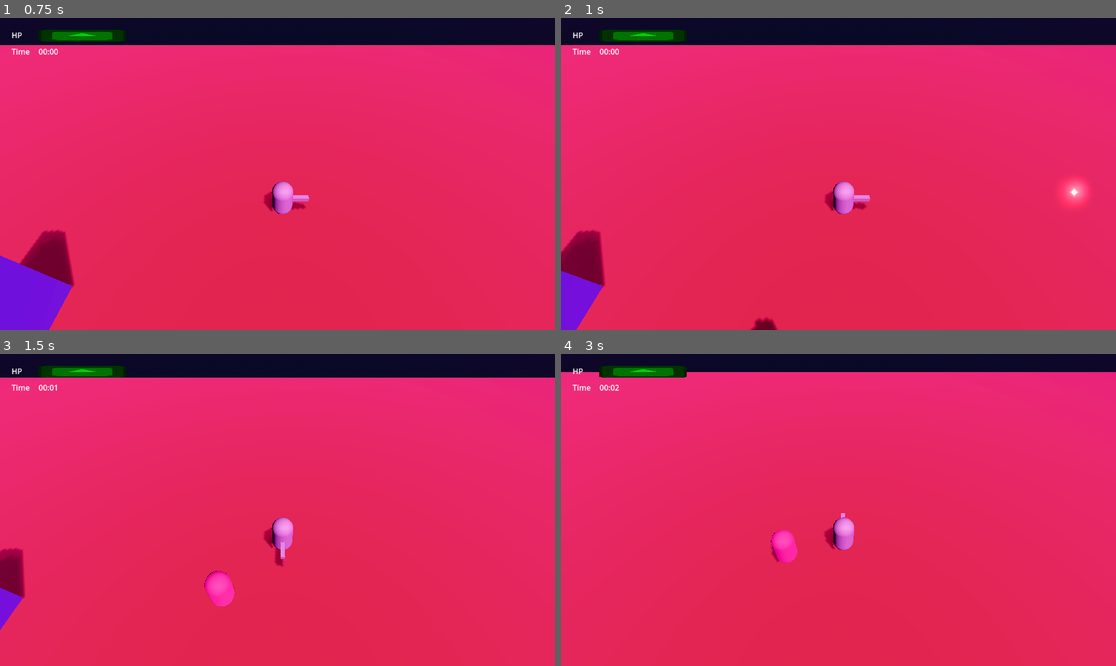
Above: before the commit, frames 1-4 (two rows, left to right).
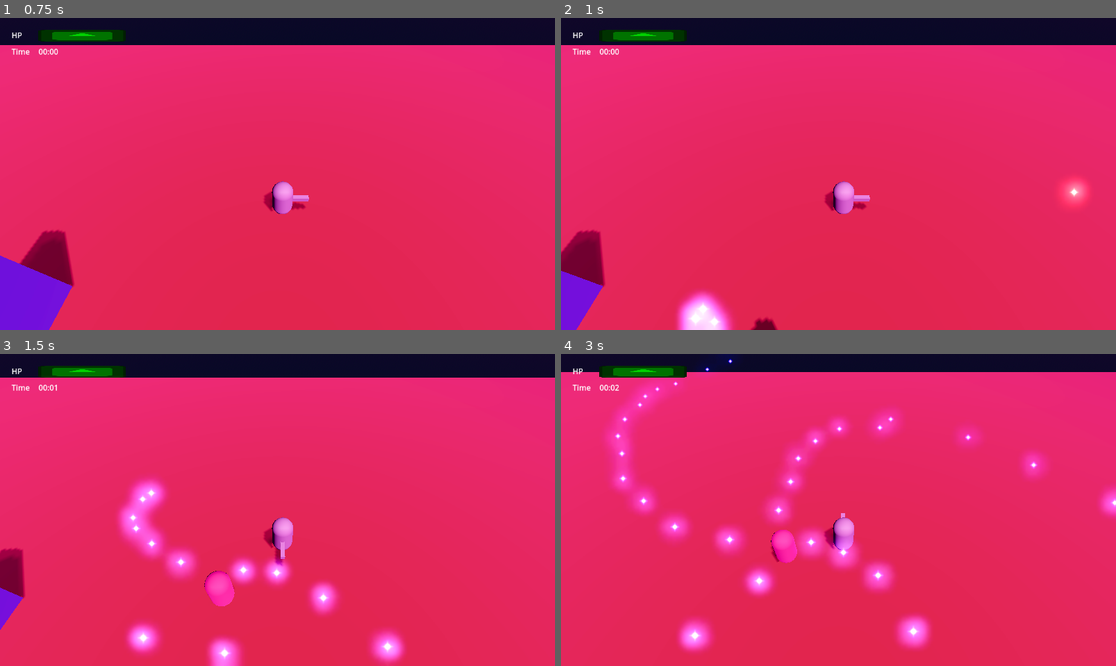
Above: after the commit, the same moments.

Repository: AndreRufo/ophi13
Game: Godot game, scene res://world.tscn
The game is run twice, just before and just after one commit, with the same random seed, the same clock (stepped at 60 frames per second) and the same inputs. The engine's default icon, where the game draws it, is replaced by a stand-in: a white triangle on a blue panel in a dark square.
Inputs:
- Up to frame 1 (0.75 s): tap Enter (ui_accept) at 0.5 s; hold Right (ui_right) from 0.53 s (still down)
- Up to frame 2 (1 s): keep holding Right (ui_right); tap Enter (ui_accept) at 0.77 s
- Up to frame 3 (1.5 s): release Right (ui_right) at 1.28 s; hold Down (ui_down) from 1.28 s (still down)
- Up to frame 4 (3 s): tap Enter (ui_accept) at 1.52 s; release Down (ui_down) at 2.03 s; hold Right (ui_right) 2.03-2.78 s; hold Up (ui_up) from 2.78 s (still down)

Frame 1 is identical in both runs. In frame 2, 1.1% of the frame differs, in the area x 20-32%, y 87-100%; in frame 3, 5.3%; in frame 4, 8.8%, in the area x 7-100%, y 0-96%.

Commit message:
Added enemy bullets

Diff:
--- a/Prefabs/Aries.tscn
+++ b/Prefabs/Aries.tscn
@@ -1,7 +1,29 @@
-[gd_scene load_steps=3 format=3 uid="uid://hc6iqxwfym4h"]
+[gd_scene load_steps=6 format=3 uid="uid://hc6iqxwfym4h"]
 
 [ext_resource type="PackedScene" uid="uid://y1eqpa7ff1uq" path="res://Prefabs/Enemy.tscn" id="1_qi0ms"]
 [ext_resource type="Script" path="res://ScriptsNew/Aries.gd" id="2_qyowq"]
+[ext_resource type="PackedScene" uid="uid://lf7koccski54" path="res://Prefabs/BulletSpawner.tscn" id="3_ivmvv"]
+[ext_resource type="PackedScene" uid="uid://daa4scifdiejw" path="res://Prefabs/Bullet.tscn" id="4_1vi8u"]
+[ext_resource type="Material" uid="uid://iamf6dkl4p2" path="res://Assets/enemy_bullet_material_3d.tres" id="5_6u17x"]
 
 [node name="Aries" instance=ExtResource("1_qi0ms")]
 script = ExtResource("2_qyowq")
+
+[node name="BulletSpawner" parent="BulletSpawnersContainer" index="0" instance=ExtResource("3_ivmvv")]
+BulletScene = ExtResource("4_1vi8u")
+BulletMaterial = ExtResource("5_6u17x")
+
+[node name="BulletSpawner2" parent="BulletSpawnersContainer" index="1" instance=ExtResource("3_ivmvv")]
+transform = Transform3D(-4.37114e-08, 0, 1, 0, 1, 0, -1, 0, -4.37114e-08, 0, 0, 0)
+BulletScene = ExtResource("4_1vi8u")
+BulletMaterial = ExtResource("5_6u17x")
+
+[node name="BulletSpawner3" parent="BulletSpawnersContainer" index="2" instance=ExtResource("3_ivmvv")]
+transform = Transform3D(-1, 0, -8.74228e-08, 0, 1, 0, 8.74228e-08, 0, -1, 0, 0, 0)
+BulletScene = ExtResource("4_1vi8u")
+BulletMaterial = ExtResource("5_6u17x")
+
+[node name="BulletSpawner4" parent="BulletSpawnersContainer" index="3" instance=ExtResource("3_ivmvv")]
+transform = Transform3D(1.19249e-08, 0, -1, 0, 1, 0, 1, 0, 1.19249e-08, 0, 0, 0)
+BulletScene = ExtResource("4_1vi8u")
+BulletMaterial = ExtResource("5_6u17x")
--- a/Prefabs/Bullet.tscn
+++ b/Prefabs/Bullet.tscn
@@ -5,6 +5,7 @@
 [ext_resource type="Material" uid="uid://t6xfnvp357jr" path="res://Assets/bullet_material_3d.tres" id="2_7e2gd"]
 
 [sub_resource type="SphereShape3D" id="SphereShape3D_1ypvu"]
+radius = 0.328462
 
 [node name="Bullet" type="Node3D"]
 script = ExtResource("1_r132y")
@@ -17,7 +18,7 @@
 texture = ExtResource("1_eqcsi")
 
 [node name="Timer" type="Timer" parent="."]
-wait_time = 5.0
+wait_time = 10.0
 
 [node name="Area3D" type="Area3D" parent="."]
 
--- /dev/null
+++ b/Prefabs/BulletSpawner.tscn
@@ -0,0 +1,11 @@
+[gd_scene load_steps=2 format=3 uid="uid://lf7koccski54"]
+
+[ext_resource type="Script" path="res://ScriptsNew/BulletSpawner.gd" id="1_2shjb"]
+
+[node name="BulletSpawner" type="Node3D"]
+script = ExtResource("1_2shjb")
+
+[node name="BulletSpawnInterval" type="Timer" parent="."]
+wait_time = 0.2
+
+[connection signal="timeout" from="BulletSpawnInterval" to="." method="_on_bullet_spawn_interval_timeout"]
--- a/Prefabs/Character.tscn
+++ b/Prefabs/Character.tscn
@@ -3,6 +3,7 @@
 [ext_resource type="Script" path="res://ScriptsNew/Character.gd" id="1_tl3q1"]
 
 [sub_resource type="CapsuleShape3D" id="CapsuleShape3D_gf1nm"]
+radius = 0.23171
 
 [sub_resource type="CapsuleMesh" id="CapsuleMesh_pc6ix"]
 
--- a/Prefabs/Enemy.tscn
+++ b/Prefabs/Enemy.tscn
@@ -1,9 +1,6 @@
-[gd_scene load_steps=9 format=3 uid="uid://y1eqpa7ff1uq"]
+[gd_scene load_steps=6 format=3 uid="uid://y1eqpa7ff1uq"]
 
 [ext_resource type="Script" path="res://ScriptsNew/BaseEnemy.gd" id="1_4eyig"]
-[ext_resource type="Script" path="res://Prefabs/BulletSpawner.gd" id="2_ylwq5"]
-[ext_resource type="PackedScene" uid="uid://daa4scifdiejw" path="res://Prefabs/Bullet.tscn" id="3_om7di"]
-[ext_resource type="Material" uid="uid://iamf6dkl4p2" path="res://Assets/enemy_bullet_material_3d.tres" id="4_ckkqk"]
 
 [sub_resource type="CapsuleShape3D" id="CapsuleShape3D_gf1nm"]
 
@@ -30,13 +27,6 @@
 [node name="CollisionShape3D" type="CollisionShape3D" parent="DamageArea"]
 shape = SubResource("CylinderShape3D_bvxsd")
 
-[node name="BulletSpawner" type="Node3D" parent="."]
-script = ExtResource("2_ylwq5")
-BulletScene = ExtResource("3_om7di")
-BulletMaterial = ExtResource("4_ckkqk")
-
-[node name="BulletSpawnInterval" type="Timer" parent="BulletSpawner"]
-wait_time = 0.1
+[node name="BulletSpawnersContainer" type="Node3D" parent="."]
 
 [connection signal="body_entered" from="DamageArea" to="." method="_on_damage_area_body_entered"]
-[connection signal="timeout" from="BulletSpawner/BulletSpawnInterval" to="BulletSpawner" method="_on_bullet_spawn_interval_timeout"]
--- a/ScriptsNew/Aries.gd
+++ b/ScriptsNew/Aries.gd
@@ -4,3 +4,5 @@
 	var new_velocity = player.position - position
 	velocity.x = new_velocity.x
 	velocity.z = new_velocity.z
+
+	$BulletSpawnersContainer.rotate_y(deg_to_rad(0.5));
--- a/ScriptsNew/Bullet.gd
+++ b/ScriptsNew/Bullet.gd
@@ -1,6 +1,7 @@
 extends Node3D
 
 @export var direction : Vector3
+@export var speed : float = 50;
 
 @export var is_player_bullet : bool = true;
 
@@ -13,7 +14,7 @@
 
 # Called every frame. 'delta' is the elapsed time since the previous frame.
 func _process(delta):
-	position += direction * delta * 50;
+	position += direction * delta * speed;
 
 
 func _on_timer_timeout():
--- a/Prefabs/BulletSpawner.gd
+++ b/ScriptsNew/BulletSpawner.gd
@@ -2,6 +2,7 @@
 
 @export var BulletScene : PackedScene
 @export var BulletMaterial : StandardMaterial3D
+@export var AngleDeviation : float = 5
 
 # Called when the node enters the scene tree for the first time.
 func _ready():
@@ -14,13 +15,19 @@
 
 func ShootBullet(direction):
 	var new_bullet : Node3D = BulletScene.instantiate();
-	new_bullet.position = get_parent().position + Vector3(0, 0.5, 0);
+	new_bullet.position = get_parent().get_parent().position + Vector3(0, 0.5, 0);
 	new_bullet.direction = direction;
 	new_bullet.is_player_bullet = false;
+	new_bullet.SetColor(BulletMaterial);
+	new_bullet.speed = 10;
 
-	get_node("../Bullets").add_child(new_bullet);
+	get_node("../../../Bullets").add_child(new_bullet);
 
 
 func _on_bullet_spawn_interval_timeout():
-	#ShootBullet()
+	var angle = randf_range(-AngleDeviation, AngleDeviation);
+	var shootDir = global_transform.basis.z;
+	var rotatedDir = shootDir.rotated(Vector3.UP, deg_to_rad(angle))
+	ShootBullet(rotatedDir);
+	$BulletSpawnInterval.start();
 	pass # Replace with function body.
--- a/ScriptsNew/Character.gd
+++ b/ScriptsNew/Character.gd
@@ -56,7 +56,8 @@
 
 	var new_look_dir = position + direction
 
-	look_at(new_look_dir, Vector3.UP, true)
+	if (direction.length() > 0):
+		look_at(new_look_dir, Vector3.UP, true)
 
 	move_and_slide()
 
